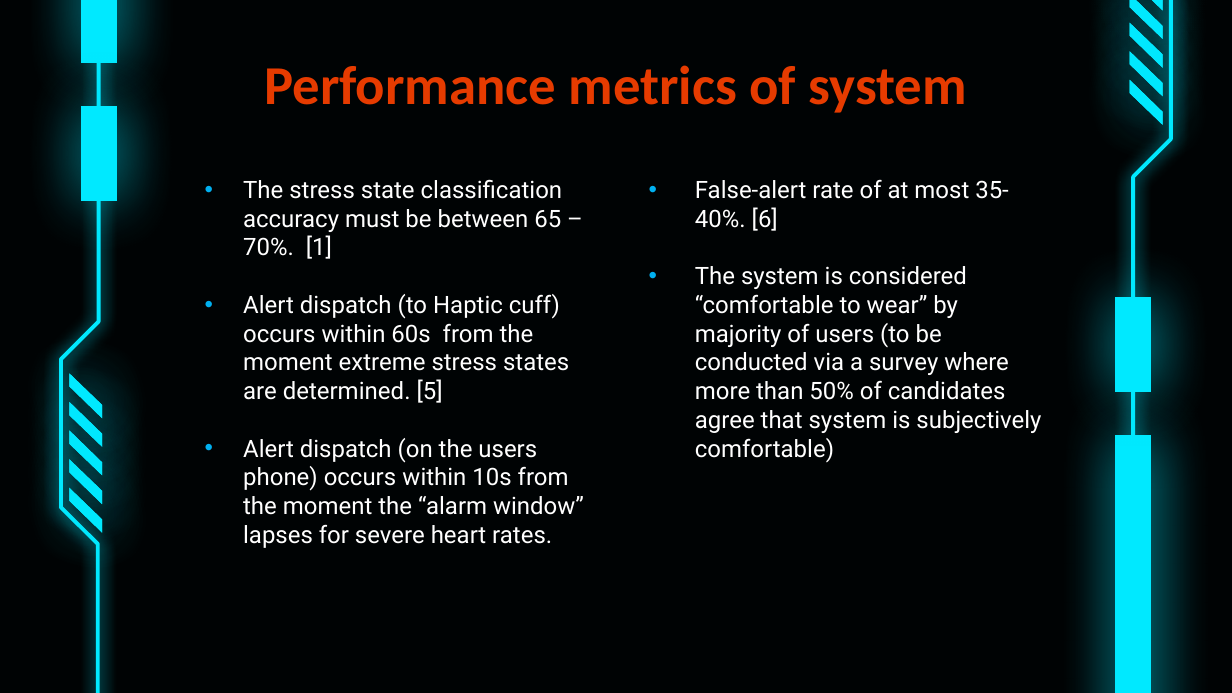
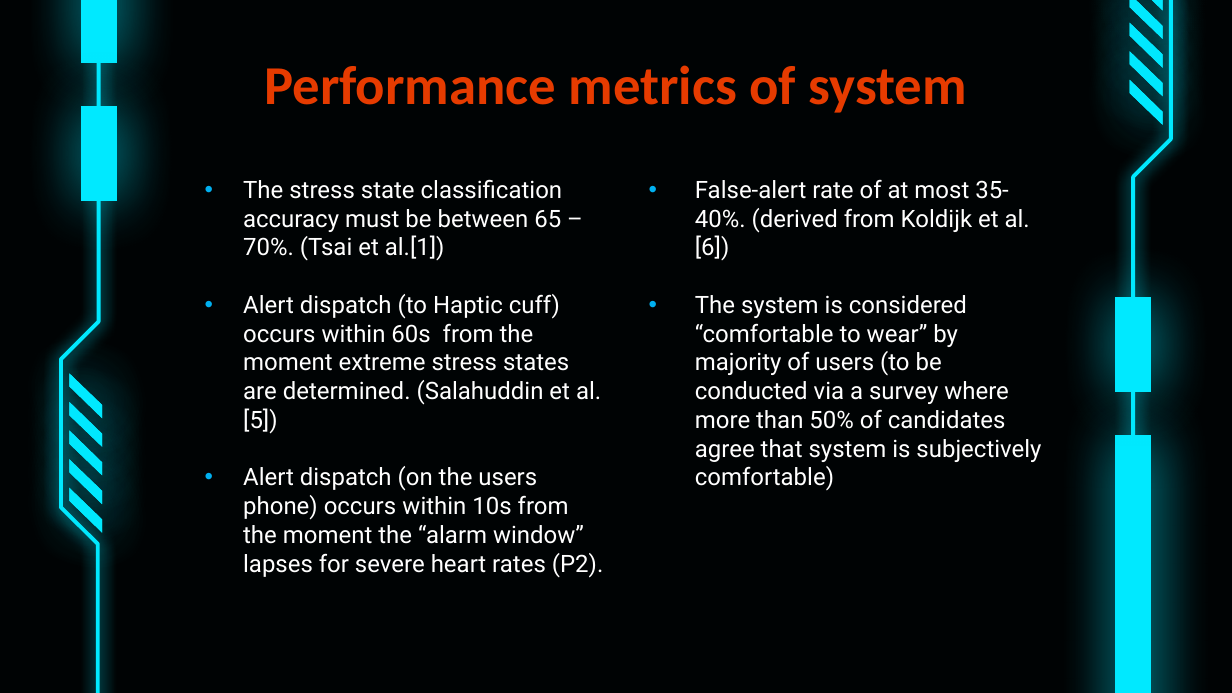
Before and after one commit to brainiac1909-prog/The_Vitality_Watchdog, a slide deck: slide 6 of P2/PRES.pptx. Drawn at 1232x693 pixels with LibreOffice and Linux fonts; fonts in the diff are those of the drawing. Boxes give left, top, right and bottom in pixels: in the first picture for what was removed or moved away, otherwise in the second. Text is boxed around its words. In the diff, an @@ line names an element or a change of style, - is before the commit and + after.

```diff
--- a/P2/PRES.pptx
+++ b/P2/PRES.pptx
@@ text at [243,179,603,578]: text changed @@
-• The stress state classification accuracy must be between 65 – 70%. [1]
-• Alert dispatch (to Haptic cuff) occurs within 60s from the moment extreme stress states are determined. [5]
-• Alert dispatch (on the users phone) occurs within 10s from the moment the “alarm window” lapses for severe heart rates.
+• The stress state classification accuracy must be between 65 – 70%. (Tsai et al.[1])
+• Alert dispatch (to Haptic cuff) occurs within 60s from the moment extreme stress states are determined. (Salahuddin et al. [5])
+• Alert dispatch (on the users phone) occurs within 10s from the moment the “alarm window” lapses for severe heart rates (P2).
@@ text at [695,179,1030,260]: text changed @@
-• False-alert rate of at most 35-40%. [6]
+• False-alert rate of at most 35-40%. (derived from Koldijk et al. [6])
```
Also in this commit, not shown: 3 other slides changed.
